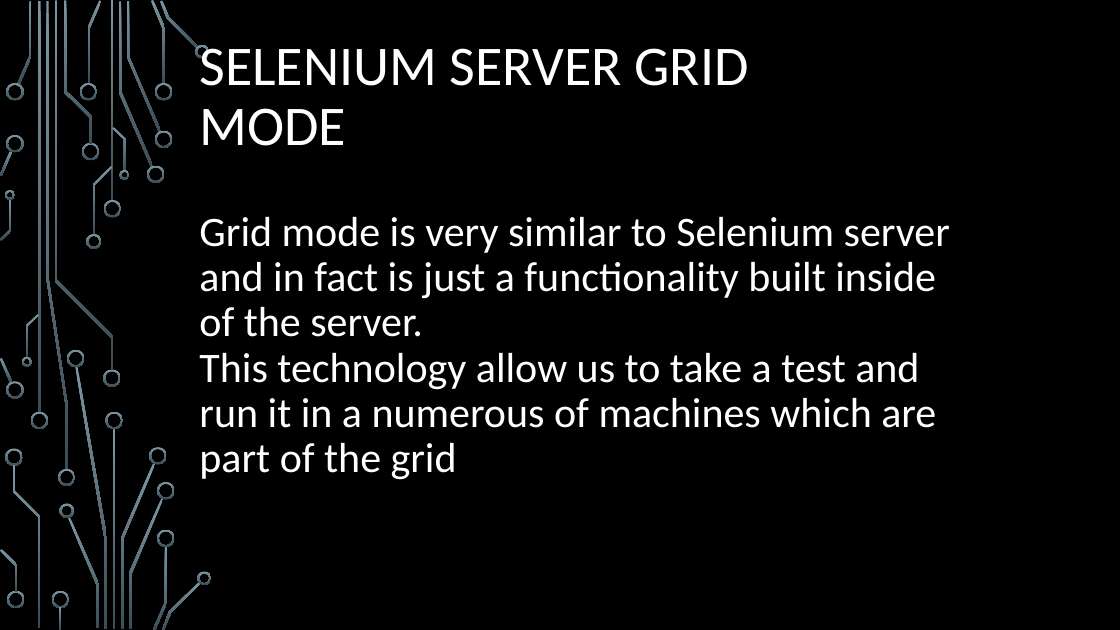
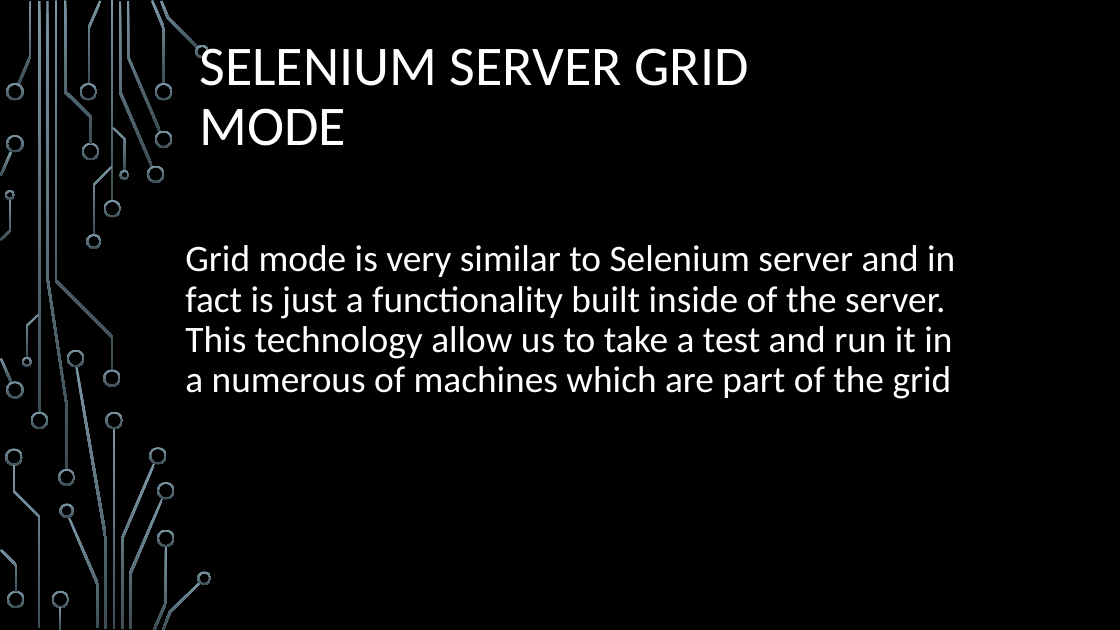
Before and after one commit to oskarCv/Selenium, a slide deck: slide 32 of Selenium/SeleniumFromScratch.pptx. Drawn at 1120x630 pixels with LibreOffice and Linux fonts; fonts in the diff are those of the drawing; background and template pictures are left out. Boxes give left, top, right and bottom in pixels: in the first picture for what was removed or moved away, otherwise in the second. Text is boxed around its words. In the diff, an @@ line names an element or a change of style, - is before the commit and + after.

```diff
--- a/Selenium/SeleniumFromScratch.pptx
+++ b/Selenium/SeleniumFromScratch.pptx
@@ text "Grid mode is very similar ...": place and size @@
-text "Grid mode is very similar ..." at (199, 217, 950, 480)
+text "Grid mode is very similar ..." at (185, 245, 955, 399)
@@ text "Grid mode is very similar ..." at (185, 245, 955, 399): size 36 to 32 pt @@
```
Also in this commit, not shown: 8 other slides changed, 4 other files.
